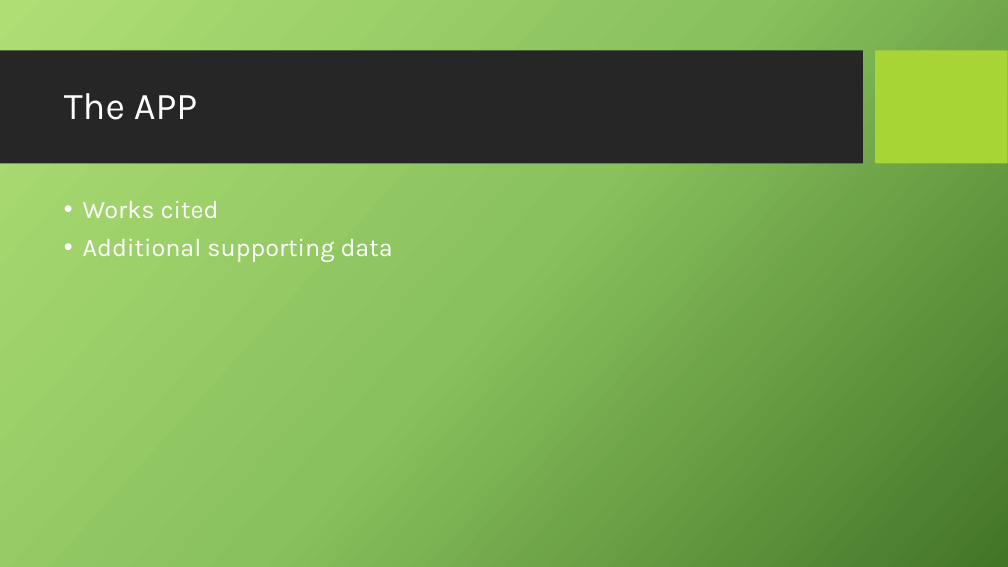
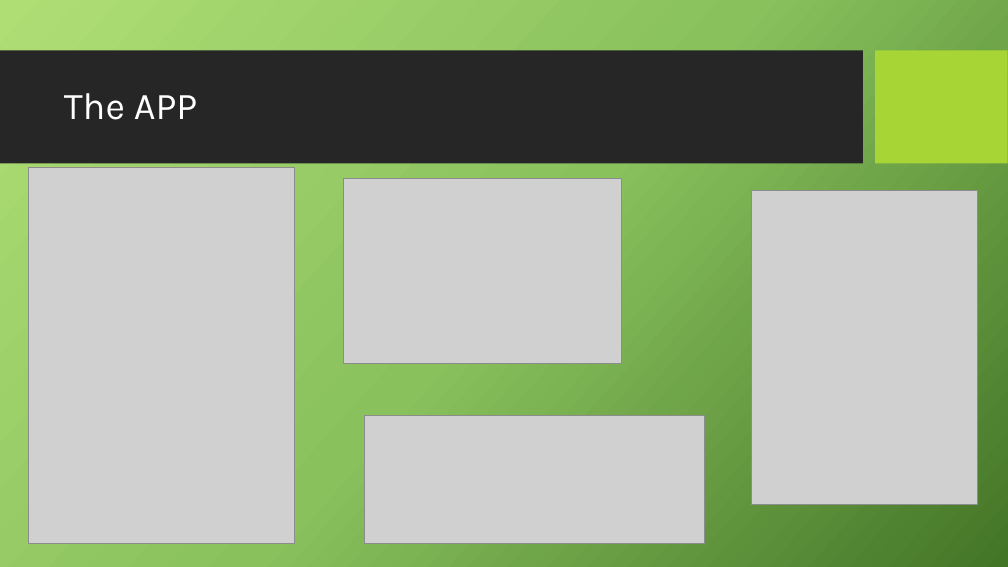
Before and after one commit to Kevin-McConchie/project4fork, a slide deck: slide 31 of Telecom Customer Churn - Presentation.pptx (slide 32 before the commit). Drawn at 1008x567 pixels with LibreOffice and Linux fonts; fonts in the diff are those of the drawing; grey boxes stand for pictures; background and template pictures are left out. Boxes give left, top, right and bottom in pixels: in the first picture for what was removed or moved away, otherwise in the second. Text is boxed around its words. In the diff, an @@ line names an element or a change of style, - is before the commit and + after.

```diff
--- a/Telecom Customer Churn - Presentation.pptx
+++ b/Telecom Customer Churn - Presentation.pptx
@@ picture added at (29,167,295,543) @@
@@ picture added at (343,178,621,363) @@
@@ text removed at (83,201,393,262) @@
-• Works cited
-• Additional supporting data
@@ picture added at (752,191,978,505) @@
@@ picture added at (364,415,705,543) @@
```
Also in this commit, not shown: 1 other slide changed, 2 slides added, 3 slides removed, 15 other files.
